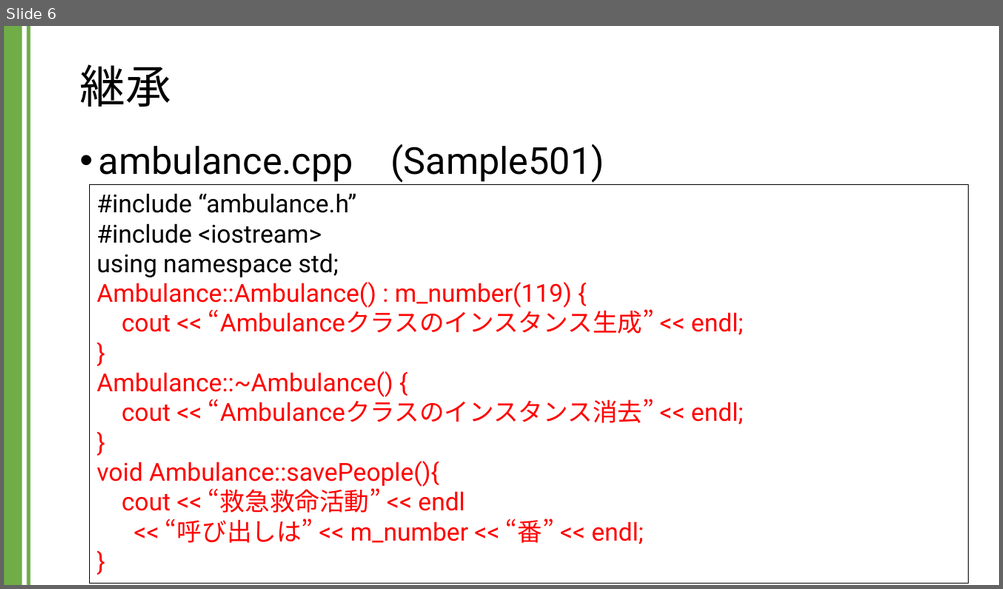
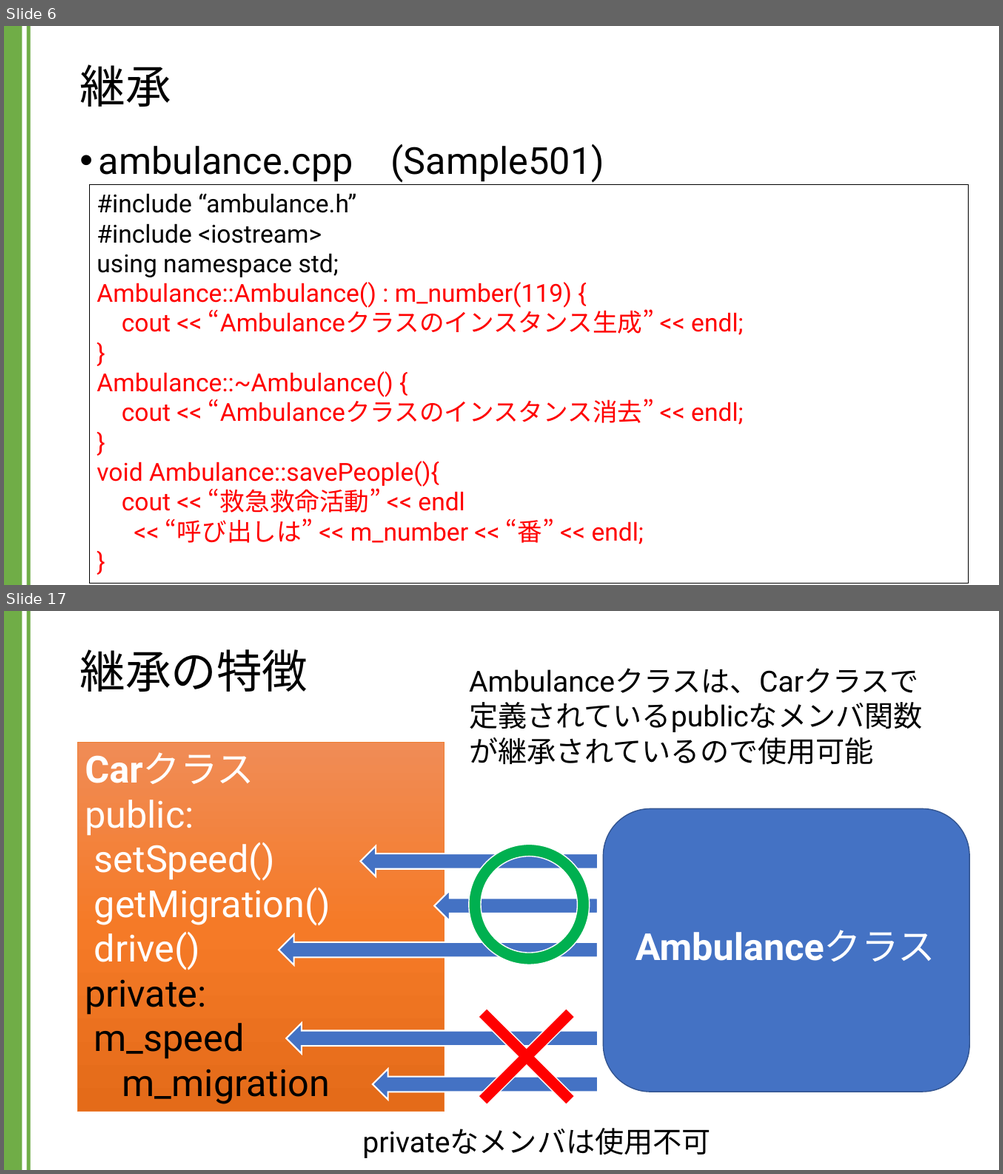
Before and after one commit to kic-murata/cpp2024, a slide deck: 授業資料/講義資料：継承とポリモーフィズム.pptx. Shown one above the other, each under a label of ours: slide 6 before the commit, slides 6 and 17 after it; the slides between them are not shown. The pictures are 1003x589 and 1003x1174 pixels, drawn with LibreOffice and Linux fonts; fonts in the diff are those of the drawing. Boxes give left, top, right and bottom in pixels: in the first picture for what was removed or moved away, otherwise in the second. Text is boxed around its words. In the diff, an @@ line names an element or a change of style, - is before the commit and + after.

```diff
--- a/授業資料/講義資料：継承とポリモーフィズム.pptx
+++ b/授業資料/講義資料：継承とポリモーフィズム.pptx
@@ slide 17 added at [4, 611, 999, 1170], background #FFFFFF; not listed: 2 template elements that a slide beside it also shows @@
@@ title added at [79, 649, 307, 692], 44 pt, text #000000 @@
+継承の特徴
@@ text added at [469, 668, 922, 765], 28 pt, text #000000 @@
+Ambulanceクラスは、Carクラスで
+定義されているpublicなメンバ関数
+が継承されているので使用可能
@@ rectangle added at [78, 742, 444, 1112], fill gradient #F18C57 to #F67B28 to #E56C19, outline #ED7D31 0.5 pt, 36 pt, text #FFFFFF @@
+Carクラス
+public:
+setSpeed()
+getMigration()
+drive()
+private:
+m_speed
+m_migration
@@ rounded rectangle added at [603, 809, 970, 1092], fill #4472C4, outline #325491 1 pt @@
@@ right arrow added at [361, 846, 598, 877], fill #4472C4, outline #FFFFFF 1.5 pt @@
@@ donut added at [469, 845, 589, 965], fill #00B050, outline #FFFFFF 1 pt @@
@@ right arrow added at [435, 891, 598, 921], fill #4472C4, outline #FFFFFF 1.5 pt @@
@@ right arrow added at [279, 935, 598, 965], fill #4472C4, outline #FFFFFF 1.5 pt @@
@@ text added at [635, 930, 935, 962], 36 pt, text #FFFFFF, bold @@
+Ambulanceクラス
@@ cross added at [442, 973, 611, 1142], fill #FF0000, outline #FFFFFF 1 pt @@
@@ right arrow added at [286, 1024, 598, 1054], fill #4472C4, outline #FFFFFF 1.5 pt @@
@@ right arrow added at [373, 1069, 598, 1099], fill #4472C4, outline #FFFFFF 1.5 pt @@
@@ text added at [362, 1128, 711, 1159], 28 pt, text #000000 @@
+privateなメンバは使用不可
```
Also in this commit, not shown: 2 slides changed, 14 other slides added.
